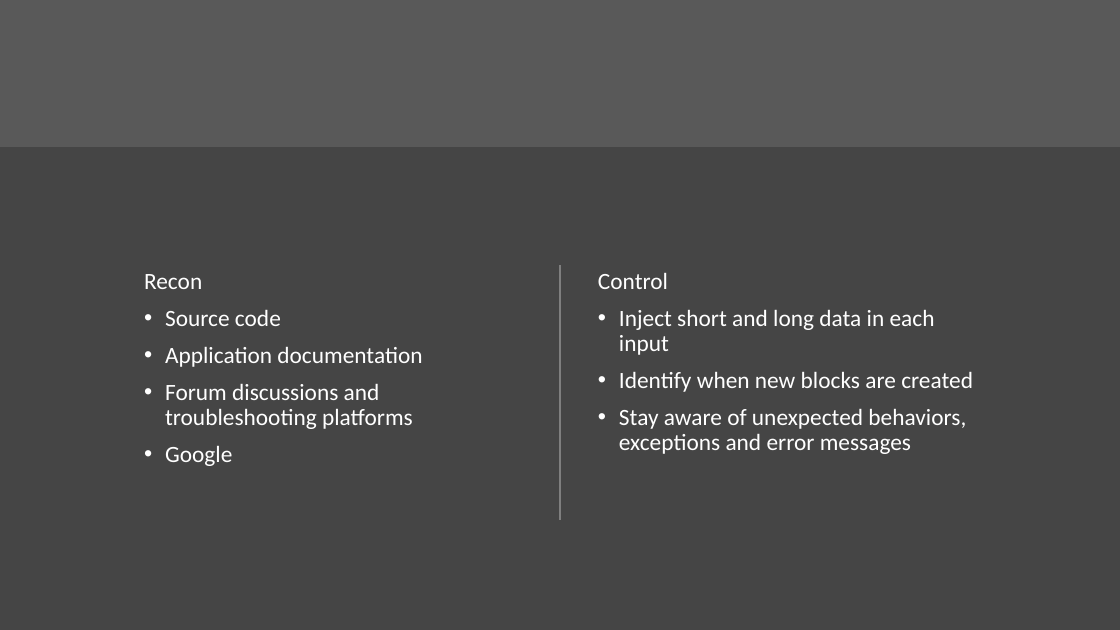
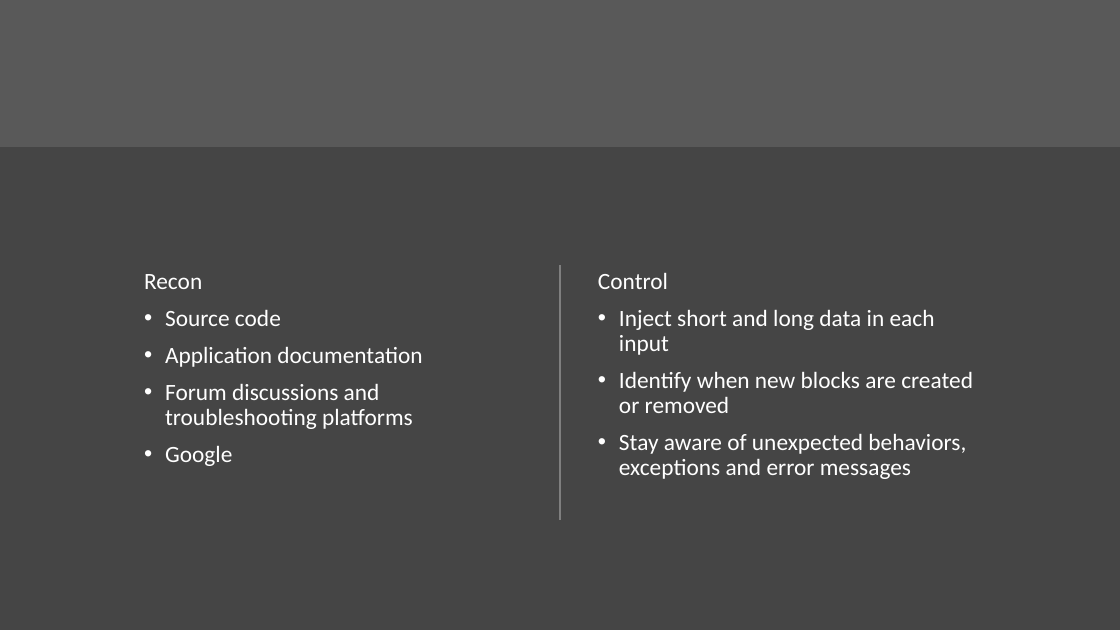
Before and after one commit to DoZ10/crypto, a slide deck: slide 40 of Breaking AES like a Bowsss !.pptx (slide 37 before the commit). Drawn at 1120x630 pixels with LibreOffice and Linux fonts; fonts in the diff are those of the drawing. Boxes give left, top, right and bottom in pixels: in the first picture for what was removed or moved away, otherwise in the second. Text is boxed around its words. In the diff, an @@ line names an element or a change of style, - is before the commit and + after.

```diff
--- a/Breaking AES like a Bowsss !.pptx
+++ b/Breaking AES like a Bowsss !.pptx
@@ text at [619,372,973,413]: text changed @@
-• Identify when new blocks are created
+• Identify when new blocks are created or removed
```
Also in this commit, not shown: 12 other slides changed, 4 slides added, 3 slides removed.
